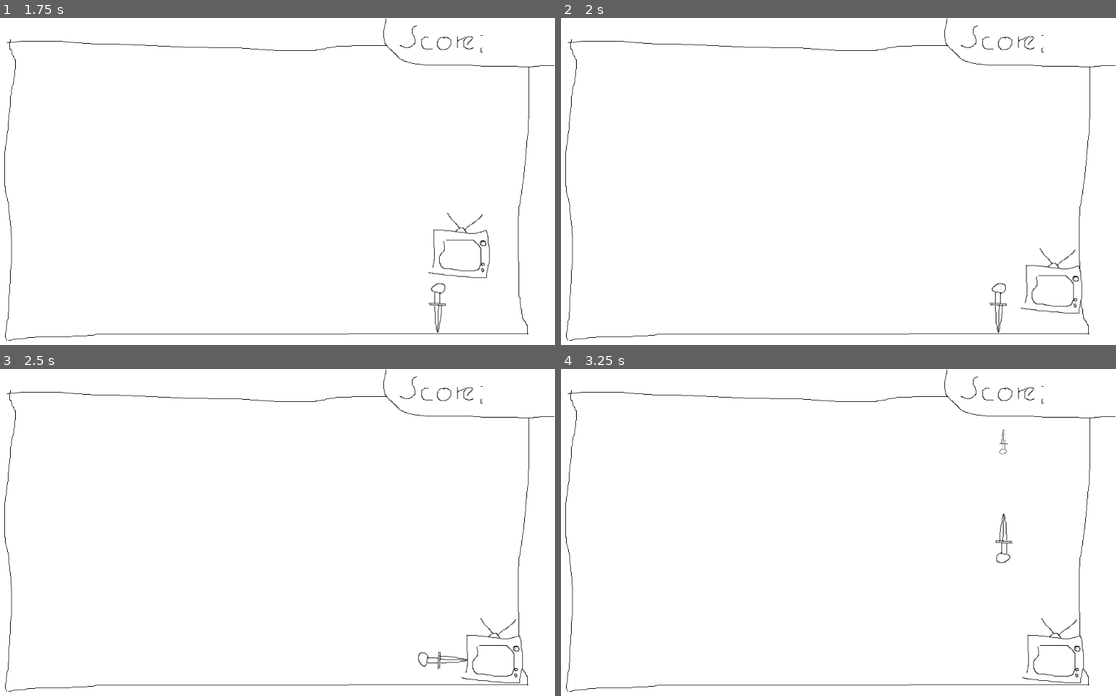
Above: before the commit, frames 1-4 (two rows, left to right).
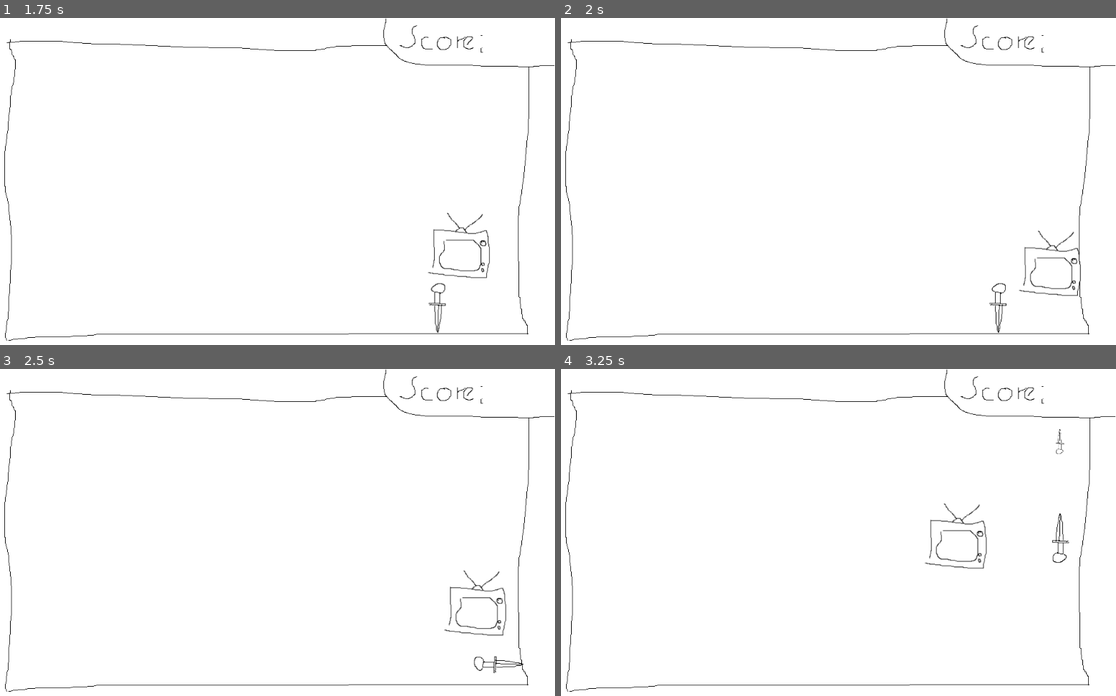
Above: after the commit, the same moments.

Repository: montinevra/repair_anything
Game: Godot game, scene res://scenes/store_back.tscn
Two runs of this game, one before a commit and one after it. Both use one fixed random seed, a clock stepped at 60 frames per second and the inputs below. This scene is started directly instead of the project's main scene.
Inputs:
- Up to frame 1 (1.75 s): hold Right (move_right) 0.53-1.28 s; tap Space (shoot) at 0.6, 1.35 s; hold Down (move_down) from 1.28 s (still down)
- Up to frame 2 (2 s): keep holding Down (move_down)
- Up to frame 3 (2.5 s): release Down (move_down) at 2.03 s; hold Right (move_right) from 2.03 s (still down); tap Space (shoot) at 2.1 s
- Up to frame 4 (3.25 s): release Right (move_right) at 2.78 s; hold Up (move_up) from 2.78 s (still down); tap Space (shoot) at 2.85 s

Frame 1 is identical in both runs. In frame 2, 0.6% of the frame differs, in the area x 82-94%, y 64-91%; in frame 3, 0.9%; in frame 4, 1.0%, in the area x 65-95%, y 18-97%.

Commit message:
improve enemy ai

Diff:
--- a/scenes/enemy.tscn
+++ b/scenes/enemy.tscn
@@ -19,3 +19,5 @@
 __meta__ = {
 "_edit_lock_": true
 }
+
+[node name="RayCast2D" type="RayCast2D" parent="."]
--- a/scripts/enemy.gd
+++ b/scripts/enemy.gd
@@ -1,6 +1,7 @@
 extends KinematicBody2D
 
-enum {ACCELERATE, DECELERATE, CRUISE}
+onready var m_raycast = get_node("RayCast2D")
+enum {ACCELERATE, DECELERATE, CRUISE, CHASE}
 var m_state = ACCELERATE
 var m_cruise_time = 0
 var m_speed = 500
@@ -8,26 +9,41 @@
 var m_repairness = 0
 var m_direction = Vector2(0.0, 0.0)
 var m_target_dir = Vector2(0.0, 0.0)
+var m_last_pos = Vector2(0, 0)
 
 
 func get_new_target_dir():
+#	if randf() >= .5:
 	m_target_dir = Vector2(randf() * 2 - 1, randf() * 2 - 1).normalized()
+#	else:
+#		var angle_to = position.angle_to($"../Player".position)
+#		m_target_dir = Vector2(cos(angle_to), sin(angle_to))
 
-	print(m_target_dir)
+#	print(m_target_dir)
 	return m_target_dir
 
 
 func _ready():
 	randomize()
+	m_last_pos = position
 	get_new_target_dir()
 	pass # Replace with function body.
 
 
 func _process(delta):
 	var velocity = m_speed * m_direction
+	var slide_velocity = move_and_slide(velocity)
 
-	move_and_slide(velocity)
+	if get_slide_count():
+		m_direction = Vector2(0, 0) # Vector2(cos(slide_velocity.x), sin(slide_velocity.y))
+		get_new_target_dir()
+#	if m_last_pos == position:
+#		m_direction = Vector2(0, 0)
+#		get_new_target_dir()
+#	m_last_pos = position
 	match m_state:
+#		CHASE:
+#			position.move_toward($"../Player".position, delta * m_speed)
 		ACCELERATE:
 			if m_direction.length() <= m_target_dir.length():
 				m_direction += m_target_dir * m_acceleration
@@ -43,6 +59,9 @@
 			if  m_direction.length() >= 0.01:
 				m_direction *= .9
 			else:
+#				if randf() > .5:
+#					m_state = CHASE
+#				else:
 				get_new_target_dir()
 				m_state = ACCELERATE
 #	if m_direction.x > m_target_dir.x:
